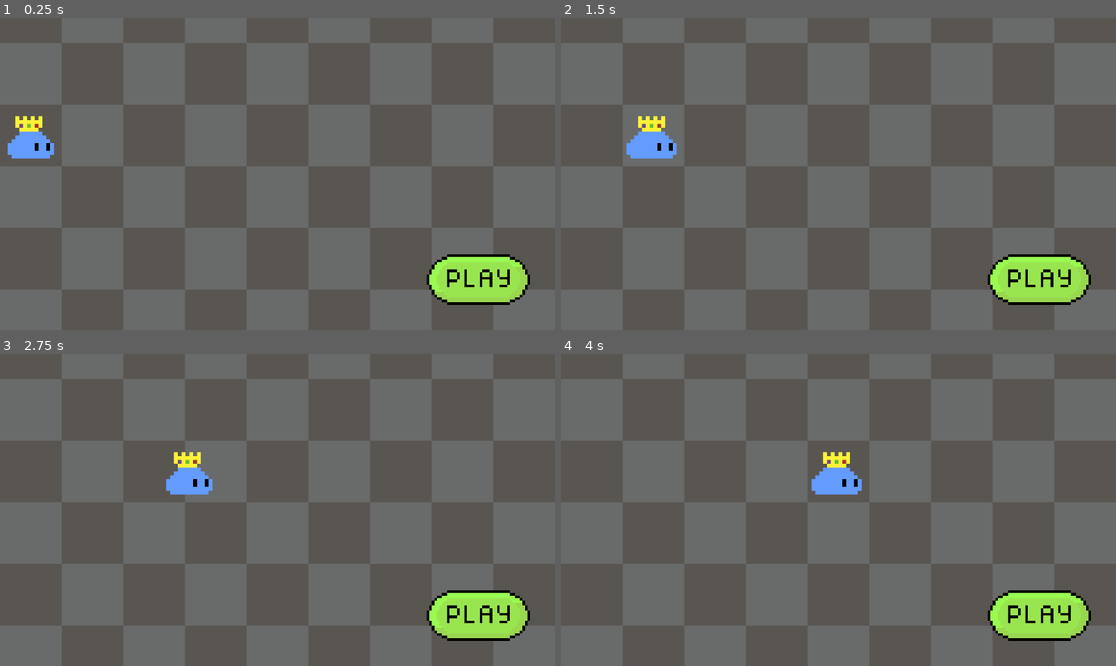
Above: before the commit, frames 1-4 (two rows, left to right).
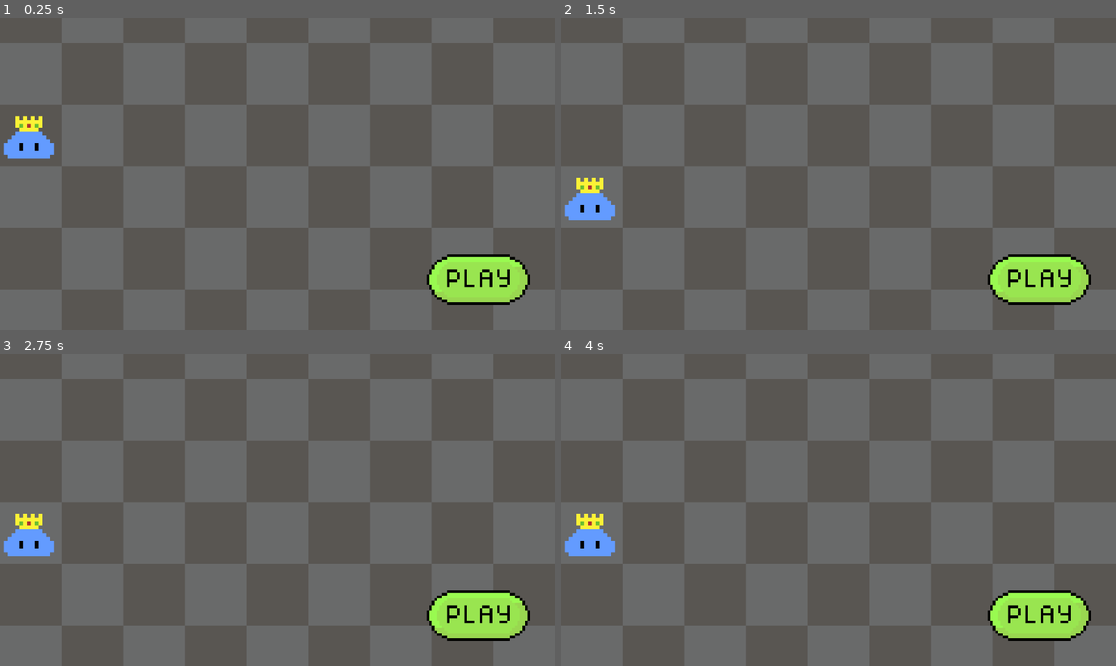
Above: after the commit, the same moments.

Repository: namuuu/GodotFirstTest
Game: Godot game, scene res://Scenes/test.tscn
The game is run twice, just before and just after one commit, with the same random seed, the same clock (stepped at 60 frames per second) and the same inputs.
Inputs (mouse positions are in pixels of both pictures, inside the frame that each line leads up to):
- Up to frame 1 (0.25 s): no input
- Up to frame 2 (1.5 s): click (1038, 286) at 0.5 s; tap Enter (ui_accept) at 1.25 s; hold Right (ui_right) from 1.28 s (still down)
- Up to frame 3 (2.75 s): keep holding Right (ui_right); tap Enter (ui_accept) at 1.52, 2.27 s
- Up to frame 4 (4 s): release Right (ui_right) at 2.78 s; hold Left (ui_left) 2.78-3.53 s; tap Enter (ui_accept) at 3.5, 3.77 s; hold Right (ui_right) from 3.53 s (still down)

The runs differ from the first frame. In frame 1, 0.1% of the frame differs, in the area x 0-10%, y 33-46%; in frame 2, 1.8%, in the area x 0-21%, y 31-65%; in frame 3, 1.7%; in frame 4, 1.8%.

Commit message:
feat: player spawn

Diff:
--- a/Data/level01.json
+++ b/Data/level01.json
@@ -1,3 +1,3 @@
 {
-	"data": "data"
+	"0;3":"WALL"
 }
--- a/Scenes/test.tscn
+++ b/Scenes/test.tscn
@@ -15,6 +15,7 @@
 [node name="TestScene" type="Node2D"]
 metadata/LevelSize = Vector2(5, 6)
 metadata/LevelOrigin = Vector2(0, 0)
+metadata/LevelId = "level01"
 
 [node name="GroundTileMap" type="TileMap" parent="."]
 tile_set = SubResource("TileSet_35xla")
--- a/Scripts/CharacterScript.gd
+++ b/Scripts/CharacterScript.gd
@@ -8,6 +8,29 @@
 # Info variables
 var go = false
 var goal
+
+func _ready() -> void:
+	# Move player to spawn
+	var spawnCoordText = Level.getLevelData()["playerSpawn"].split(';')
+	var spawnLocation: Vector2 = Vector2(int(spawnCoordText[0]) * 16 - 8, int(spawnCoordText[1]) * 16 + 8)
+	position = spawnLocation
+
+	# Change player direction
+	var spawnDirectionText = Level.getLevelData()["playerSpawnDirection"]
+	match spawnDirectionText:
+		"up":
+			direction = Vector2i.UP
+		"left":
+			direction = Vector2i.LEFT
+		"right":
+			direction = Vector2i.RIGHT
+		"down":
+			direction = Vector2i.DOWN
+	playStandingAnimation()
+
+	print("I am in ", getPosition())
+	print("Forward is ", seeForward())
+	print("I am looking ", direction)
 
 func _process(delta: float) -> void:
 	if Global.advance == true:
--- a/Scripts/LevelScript.gd
+++ b/Scripts/LevelScript.gd
@@ -1,8 +1,14 @@
 extends Node
 
-func _ready() -> void:
-	var levelSize = get_tree().current_scene.get_meta("LevelSize")
-	print(levelSize)
+var levelData = {
+	"level01": {
+		playerSpawn = "0;0",
+		playerSpawnDirection = "down",
+		obstacles = {
+			"0;3": "WALL"
+		}
+	}
+}
 
 func getOrigin() -> Vector2:
 	return get_tree().current_scene.get_meta("LevelOrigin")
@@ -10,12 +16,19 @@
 func getSize() -> Vector2:
 	return get_tree().current_scene.get_meta("LevelSize")
 
+func getLevelData():
+	return levelData[get_tree().current_scene.get_meta("LevelId")]
+
 func getTileInfo(x: int, y: int) -> int:
 	if (x < getOrigin().x || y < getOrigin().y) :
 		return OBSTACLE_TYPE.WALL
 
 	if (x > getOrigin().x + getSize().x || y > getOrigin().y + getSize().y):
 		return OBSTACLE_TYPE.WALL
+
+	var tileStringLocation: String = str(x, ";", y)
+	if getLevelData()["obstacles"].has(tileStringLocation):
+		return OBSTACLE_TYPE.get(getLevelData()["obstacles"][tileStringLocation])
 
 	return OBSTACLE_TYPE.NONE
 
